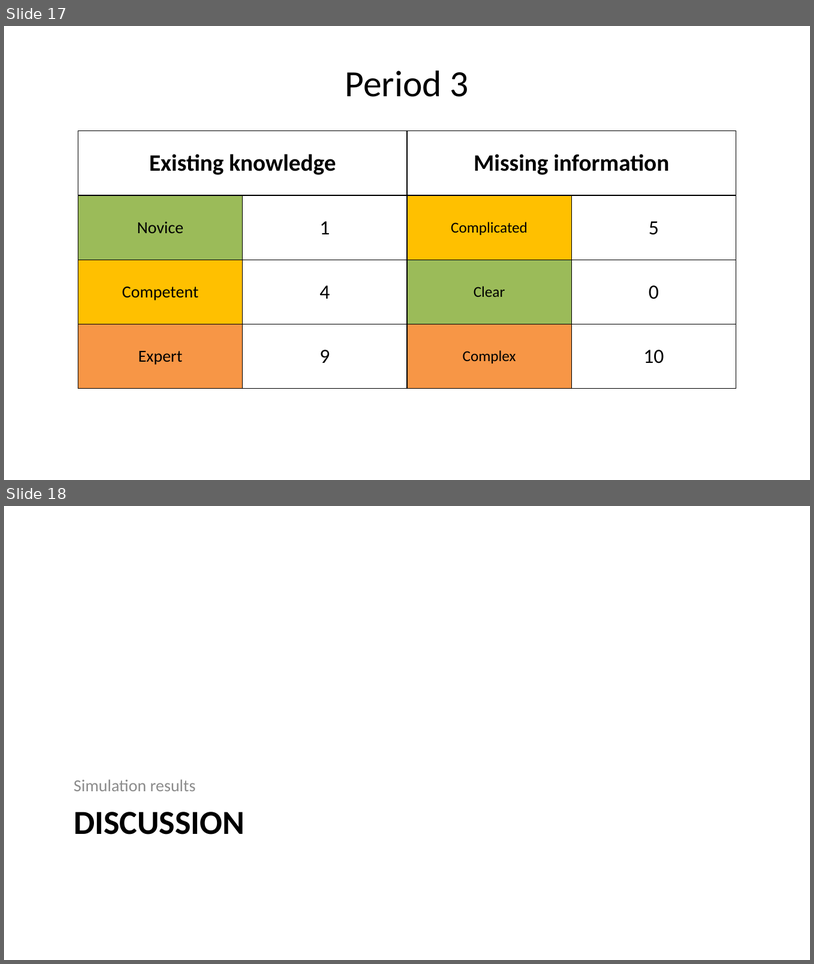
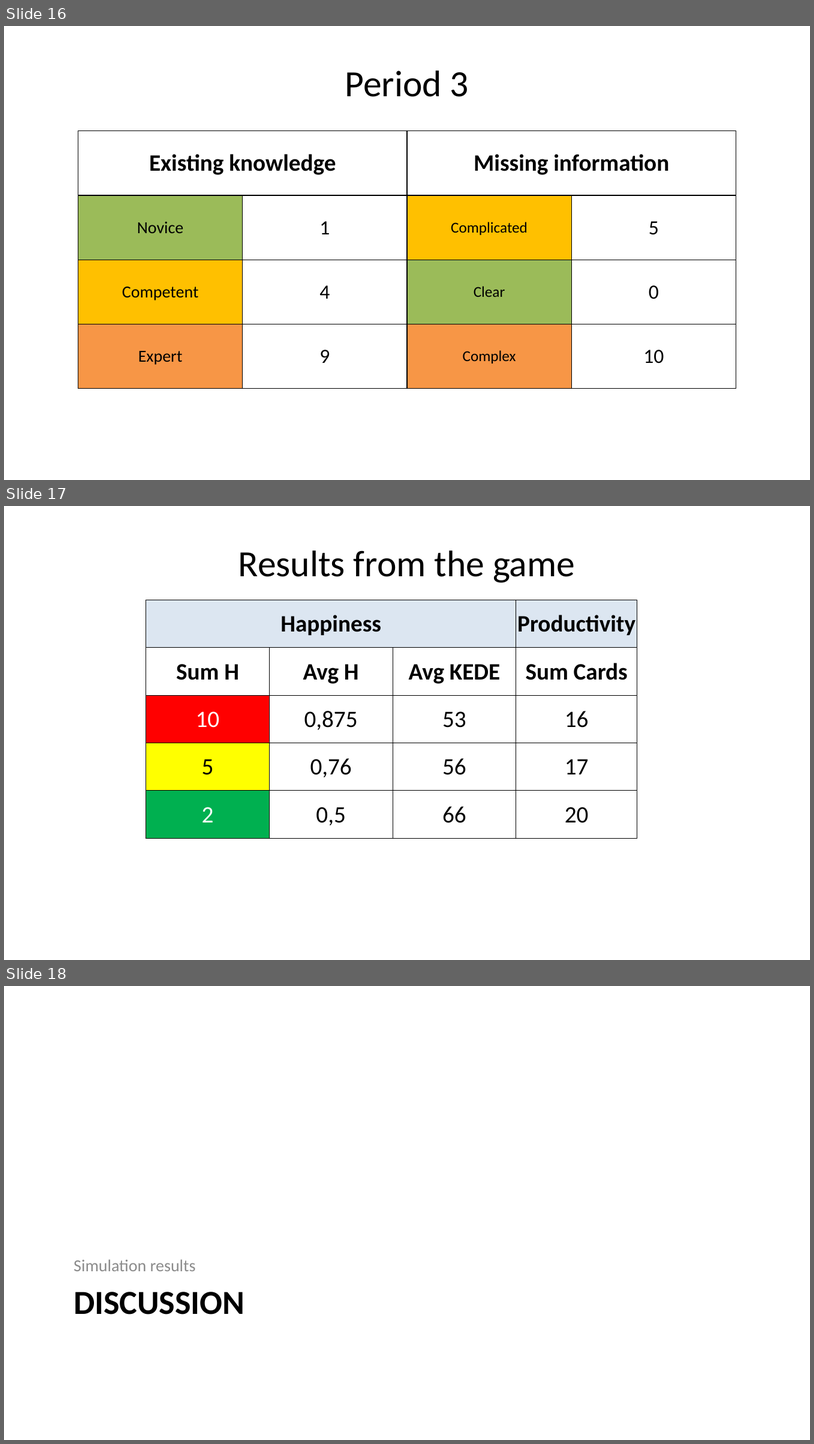
Before and after one commit to kedehub/knowledge_discovery_game, a slide deck: Knowledge Discovery Game.pptx. Shown one above the other, each under a label of ours: slides 17 and 18 before the commit, slides 16, 17 and 18 after it. The pictures are 814x964 and 814x1444 pixels, drawn with LibreOffice and Linux fonts; fonts in the diff are those of the drawing; background and template pictures are left out. Boxes give left, top, right and bottom in pixels: in the first picture for what was removed or moved away, otherwise in the second. Text is boxed around its words. In the diff, an @@ line names an element or a change of style, - is before the commit and + after.

```diff
--- a/Knowledge Discovery Game.pptx
+++ b/Knowledge Discovery Game.pptx
@@ slide 17 added at bbox=[4, 506, 810, 960], background #FFFFFF @@
@@ title added at bbox=[239, 550, 575, 583], 44 pt, text #000000 @@
+Results from the game
@@ table added at bbox=[146, 600, 638, 838], 5 rows, 4 columns @@
+Happiness |  |  | Productivity
+Sum H | Avg H | Avg KEDE | Sum Cards
+10 | 0,875 | 53 | 16
+5 | 0,76 | 56 | 17
+2 | 0,5 | 66 | 20
@@ what was slide 17 is now slide 16 @@
```
Also in this commit, not shown: 3 slides changed, 12 other slides added, 2 slides removed.
